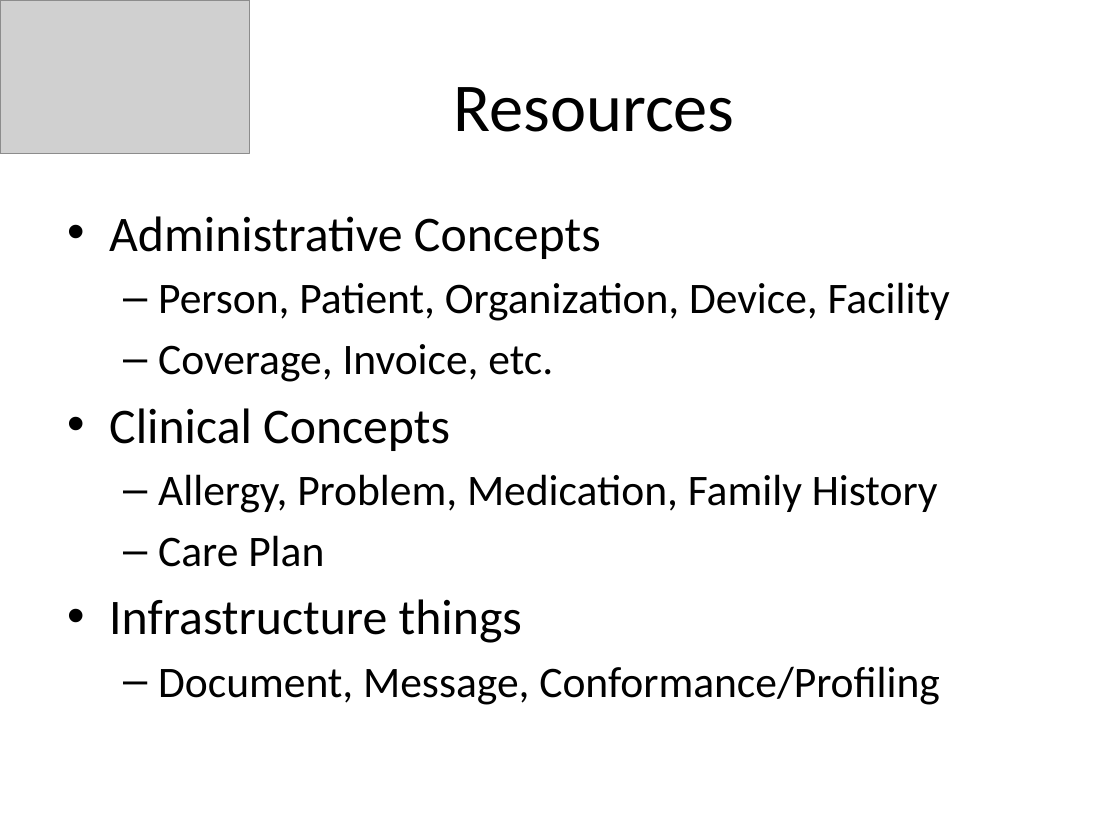
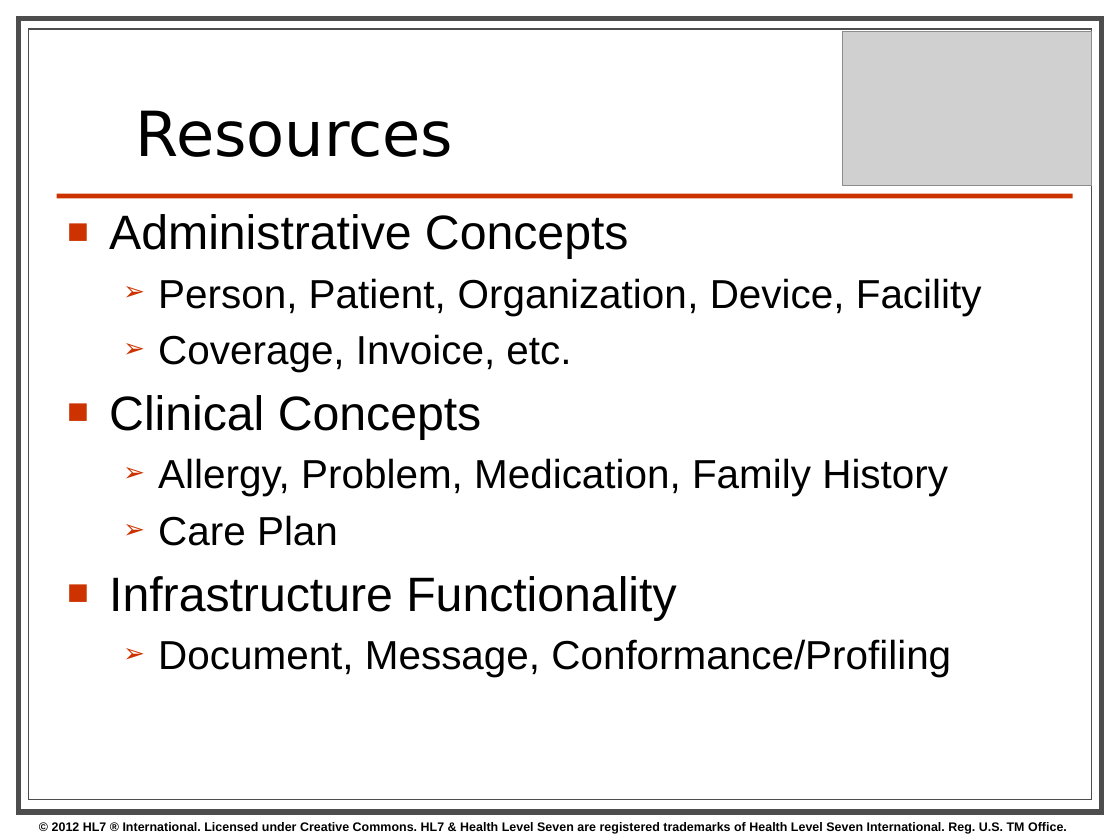
Before and after one commit to vista-novo/fhir, a slide deck: slide 7 of presentations/2012 Dec Webinar/FHIR Webinar.pptx (slide 6 before the commit). Drawn at 1120x840 pixels with LibreOffice and Linux fonts; fonts in the diff are those of the drawing; grey boxes stand for pictures; background and template pictures are left out. Boxes give left, top, right and bottom in pixels: in the first picture for what was removed or moved away, otherwise in the second. Text is boxed around its words. In the diff, an @@ line names an element or a change of style, - is before the commit and + after.

```diff
--- a/presentations/2012 Dec Webinar/FHIR Webinar.pptx
+++ b/presentations/2012 Dec Webinar/FHIR Webinar.pptx
@@ rectangle added at (x1=19, y1=19, x2=1102, y2=812), fill #FFFFFF, outline #4D4D4D 3.5 pt @@
@@ rectangle added at (x1=28, y1=29, x2=1091, y2=800), fill #FFFFFF, outline #4D4D4D 0.75 pt @@
@@ title "Resources" at (x1=136, y1=110, x2=453, y2=157): size 44 to 40 pt, font Calibri to DejaVu Sans; alignment centre to left; line spacing 1 to 0.8; vertical alignment middle to bottom @@
@@ picture moved from (x1=0, y1=0, x2=250, y2=153) to (x1=842, y1=32, x2=1092, y2=186) @@
@@ line added from (57, 196) to (1073, 196), #CC3300 3 pt @@
@@ text at (x1=109, y1=214, x2=982, y2=677): size 32 to 31 pt in "Administrative Concepts", "Clinical Concepts"; font Calibri to Arial in "Administrative Concepts", "Person, Patient, Organization, Device, Facility", "Coverage, Invoice, etc.", "Clinical Concepts" and 3 more places; size 28 to 26 pt in "Person, Patient, Organization, Device, Facility", "Coverage, Invoice, etc.", "Allergy, Problem, Medication, Family History", "Care Plan" and 1 more places; bullet • to ■; bullet – to ➢ @@
@@ text at (x1=109, y1=576, x2=676, y2=621): text changed; size 32 to 31 pt; font Calibri to Arial @@
-• Infrastructure things
+■ Infrastructure Functionality
@@ text added at (x1=52, y1=822, x2=1067, y2=834), 8 pt, text #000000, bold @@
+© 2012 HL7 ® International. Licensed under Creative Commons. HL7 & Health Level Seven are registered trademarks of Health Level Seven International. Reg. U.S. TM Office.
```
Also in this commit, not shown: 16 other slides changed, 3 slides added, 2 slides removed.
